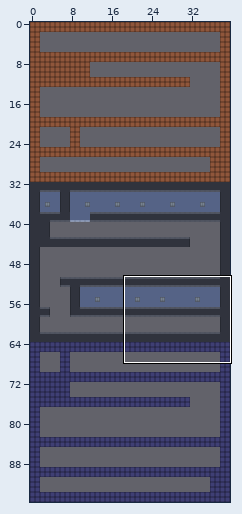
Level history. Tiled map: parallelWorlds/assets/src/level.tmx. The first picture is a wide view before the edit; the outline marks the close-up.
Close-up. Earlier state:
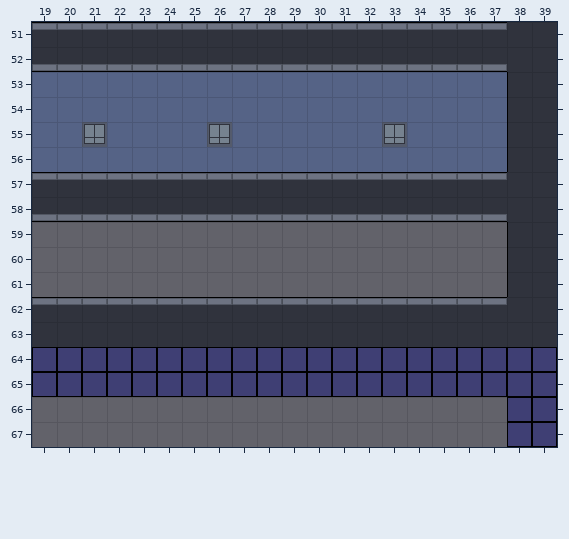
Cells are 25x25 px. Shown: x 19..39, y 51..67. The commit also changed other parts of the map, which this record leaves out.
Once edited:
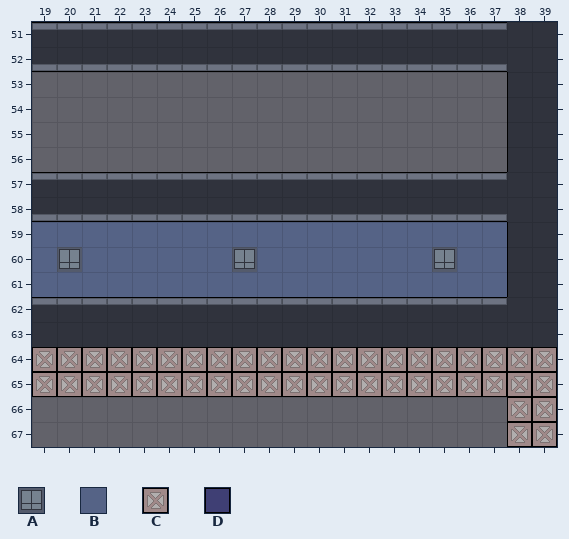
Key: from "tiles": A 20, B 26, C 386, D 397.
_ is an empty cell, . an unchanged one.
What changed:
--- layer "Слой тайлов 1"
@@ x 19..37 @@
-53 BBBBBBBBBBBBBBBBBBB
-54 BBBBBBBBBBBBBBBBBBB
-55 BBABBBBABBBBBBABBBB
-56 BBBBBBBBBBBBBBBBBBB
+53 ___________________
+54 ___________________
+55 ___________________
+56 ___________________
@@ x 19..37 @@
-59 ___________________
-60 ___________________
-61 ___________________
+59 BBBBBBBBBBBBBBBBBBB
+60 BABBBBBBABBBBBBBABB
+61 BBBBBBBBBBBBBBBBBBB
@@ x 19..39 @@
-64 DDDDDDDDDDDDDDDDDDDDD
-65 DDDDDDDDDDDDDDDDDDDDD
-66 ...................DD
-67 ...................DD
+64 CCCCCCCCCCCCCCCCCCCCC
+65 CCCCCCCCCCCCCCCCCCCCC
+66 ...................CC
+67 ...................CC
